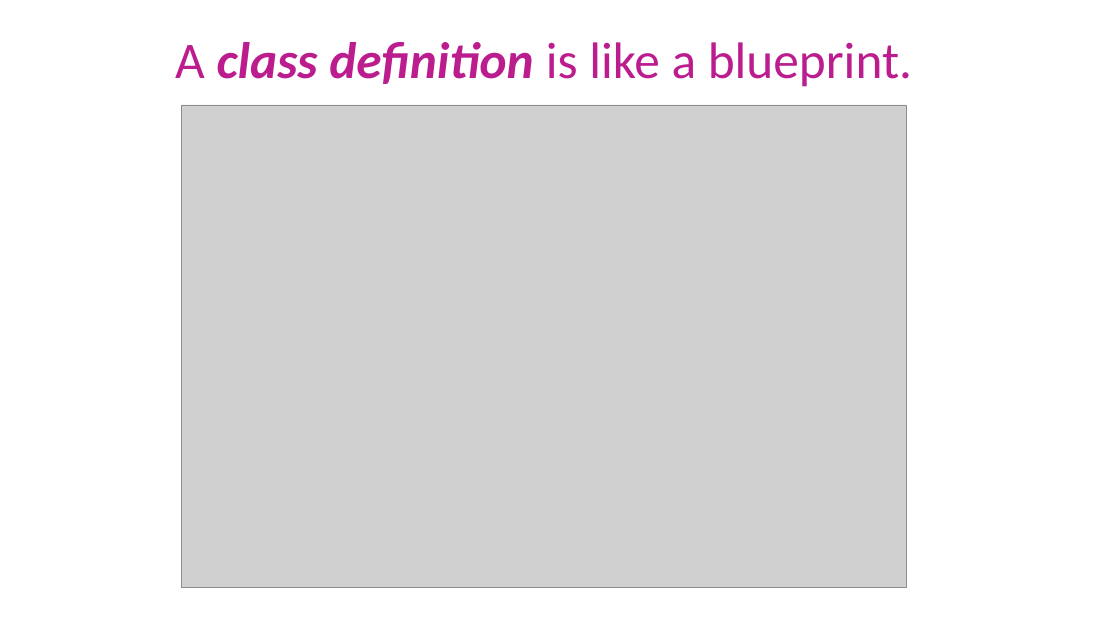
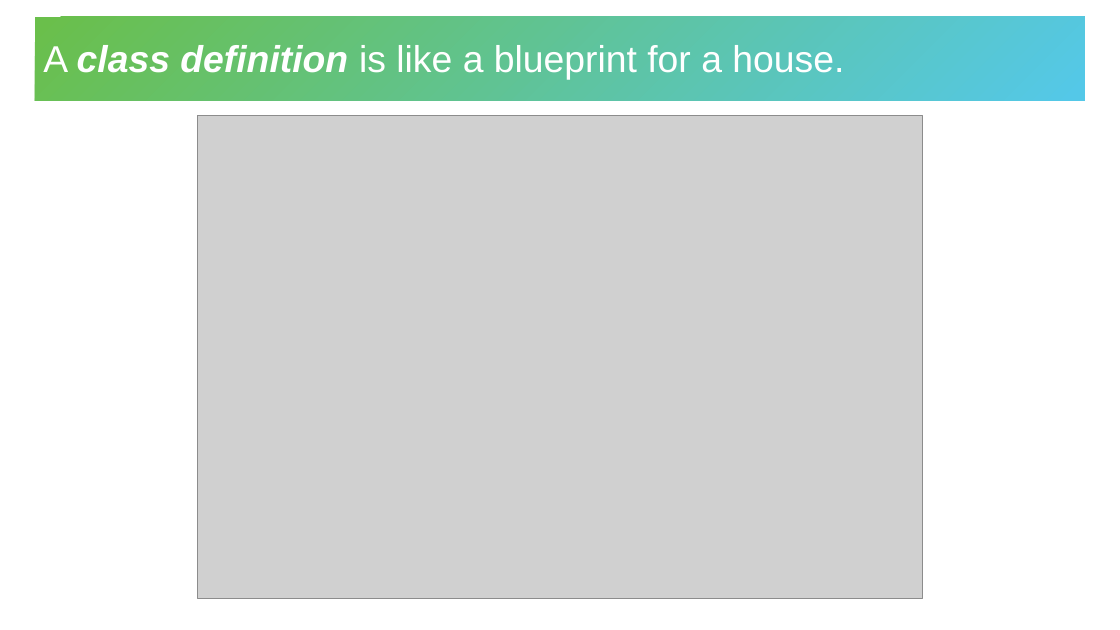
Before and after one commit to hytechclub/cs-102, a slide deck: slide 8 of ClassesIntroduction/ClassesIntro.pptx (slide 5 before the commit). Drawn at 1120x630 pixels with LibreOffice and Linux fonts; fonts in the diff are those of the drawing; grey boxes stand for pictures. Boxes give left, top, right and bottom in pixels: in the first picture for what was removed or moved away, otherwise in the second. Text is boxed around its words. In the diff, an @@ line names an element or a change of style, - is before the commit and + after.

Commit message:
update classes powerpoint

```diff
--- a/ClassesIntroduction/ClassesIntro.pptx
+++ b/ClassesIntroduction/ClassesIntro.pptx
@@ title "A class definition is like ...": place and size @@
-title "A class definition is like ..." at bbox=[175, 42, 912, 87]
+title "A class definition is like ..." at bbox=[35, 17, 1086, 101]
@@ title "A class definition is like ..." at bbox=[35, 17, 1086, 101]: vertical alignment top to middle; fill none to gradient #6ABF4B to #54C8E8 @@
@@ title at bbox=[43, 45, 844, 80]: text changed; size 44 to 32 pt; font Calibri to Arial; text colour #BB1D8F to #FFFFFF @@
-A class definition is like a blueprint.
+A class definition is like a blueprint for a house.
@@ picture: place and size @@
-picture at bbox=[181, 105, 907, 588]
+picture at bbox=[197, 116, 923, 599]
```
Also in this commit, not shown: 6 other slides changed, 7 slides added, 3 slides removed.
